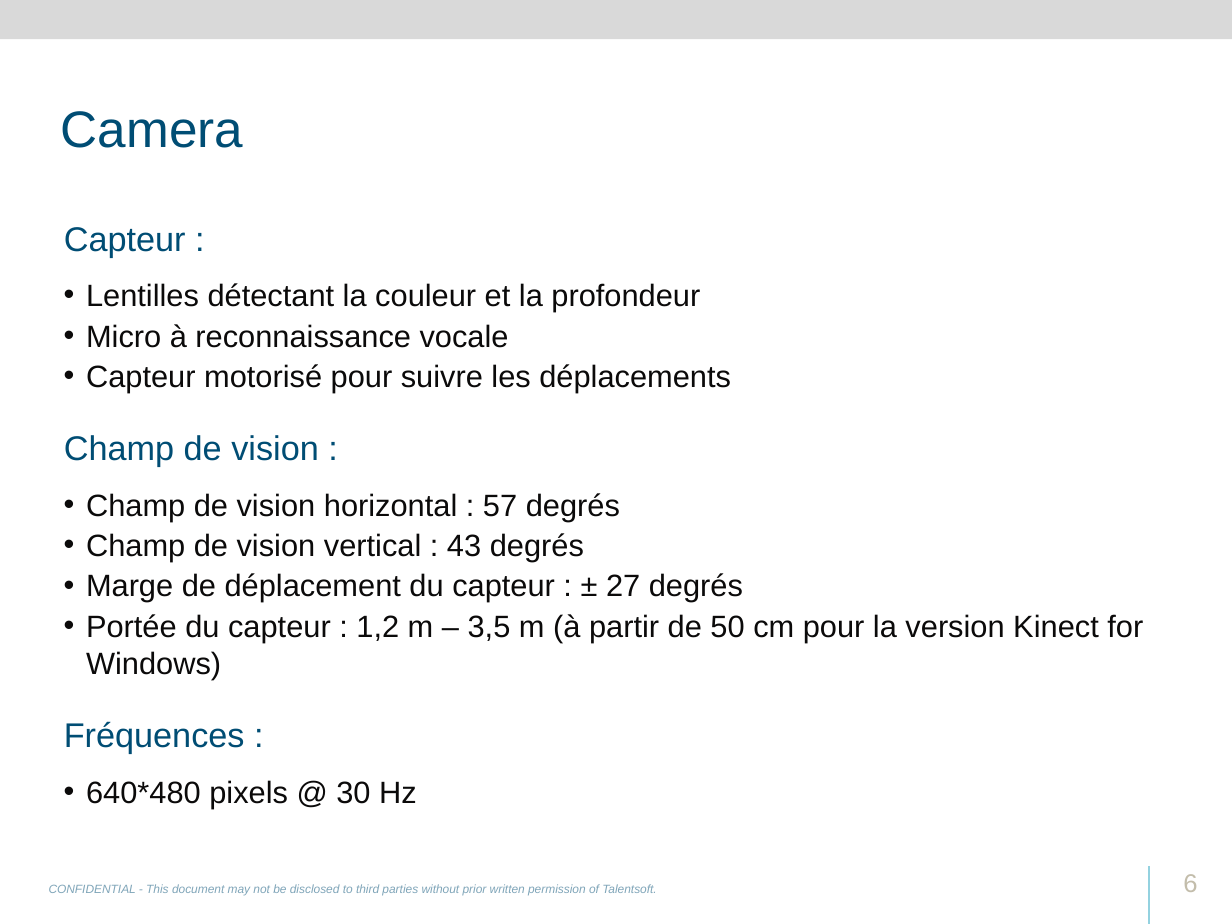
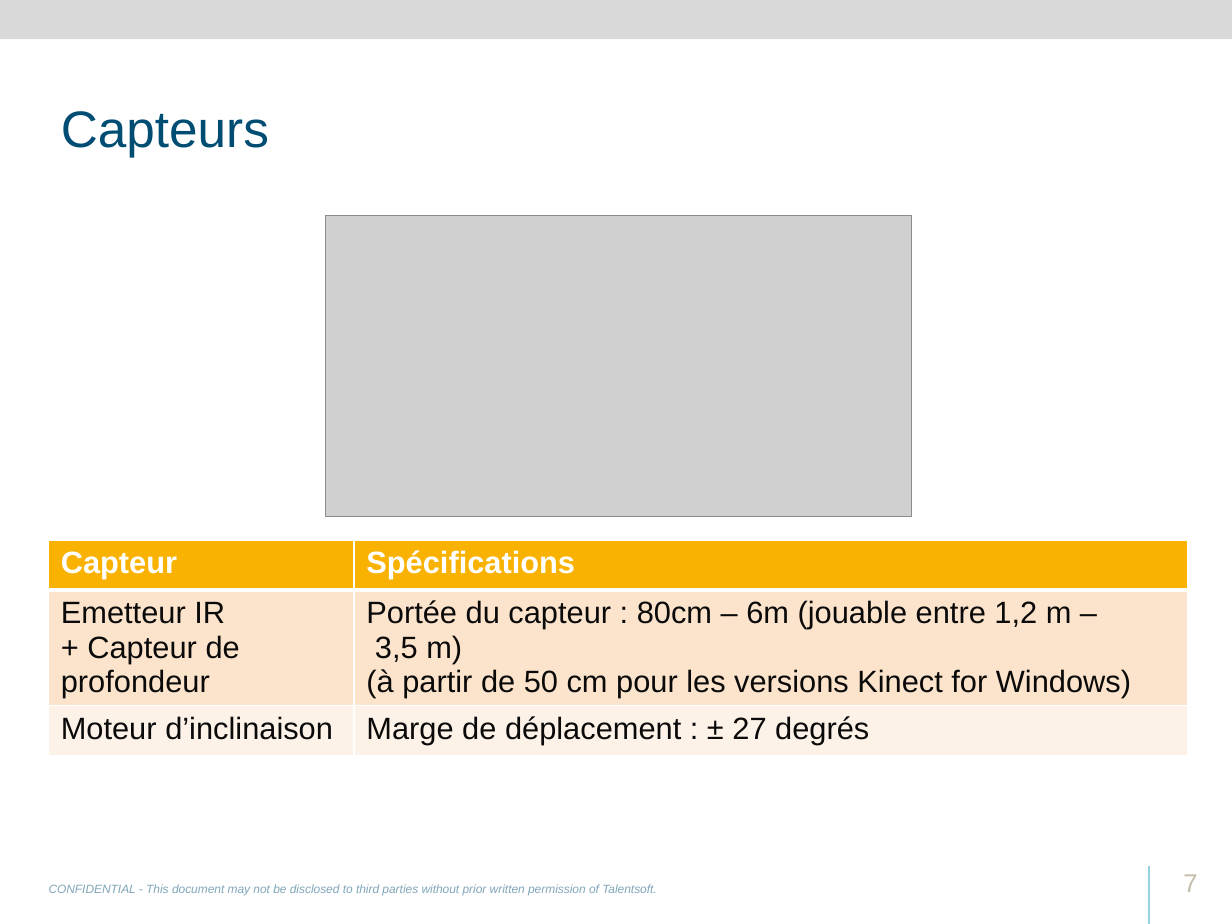
Before and after one commit to svanacker/cen-info-kinect, a slide deck: slide 7 of Talentsoft-RD-Academy-Kinect.pptx (slide 6 before the commit). Drawn at 1232x924 pixels with LibreOffice and Linux fonts; fonts in the diff are those of the drawing; grey boxes stand for pictures; background and template pictures are left out. Boxes give left, top, right and bottom in pixels: in the first picture for what was removed or moved away, otherwise in the second. Text is boxed around its words. In the diff, an @@ line names an element or a change of style, - is before the commit and + after.

```diff
--- a/Talentsoft-RD-Academy-Kinect.pptx
+++ b/Talentsoft-RD-Academy-Kinect.pptx
@@ title at bbox=[61, 111, 269, 157]: text changed @@
-Camera
+Capteurs
@@ text removed at bbox=[64, 227, 1143, 808] @@
-• Capteur :
-  • Lentilles détectant la couleur et la profondeur
-  • Micro à reconnaissance vocale
-  • Capteur motorisé pour suivre les déplacements
-• Champ de vision :
-  • Champ de vision horizontal : 57 degrés
-  • Champ de vision vertical : 43 degrés
-  • Marge de déplacement du capteur : ± 27 degrés
-  • Portée du capteur : 1,2 m – 3,5 m (à partir de 50 cm pour la version Kinect for Windows)
-• Fréquences :
-  • 640*480 pixels @ 30 Hz
@@ picture added at bbox=[325, 216, 912, 516] @@
@@ table added at bbox=[48, 540, 1186, 763], 3 rows, 2 columns @@
+Capteur | Spécifications
+Emetteur IR / + Capteur de profondeur | Portée du capteur : 80cm – 6m (jouable entre 1,2 m – 3,5 m) / (à partir de 50 cm pour les versions Kinect for Windows)
+Moteur d’inclinaison | Marge de déplacement : ± 27 degrés
@@ page number at bbox=[1183, 874, 1197, 892]: text changed @@
-6
+7
```
Also in this commit, not shown: 3 other slides changed, 1 slide added, 2 slides removed, 4 other files.
